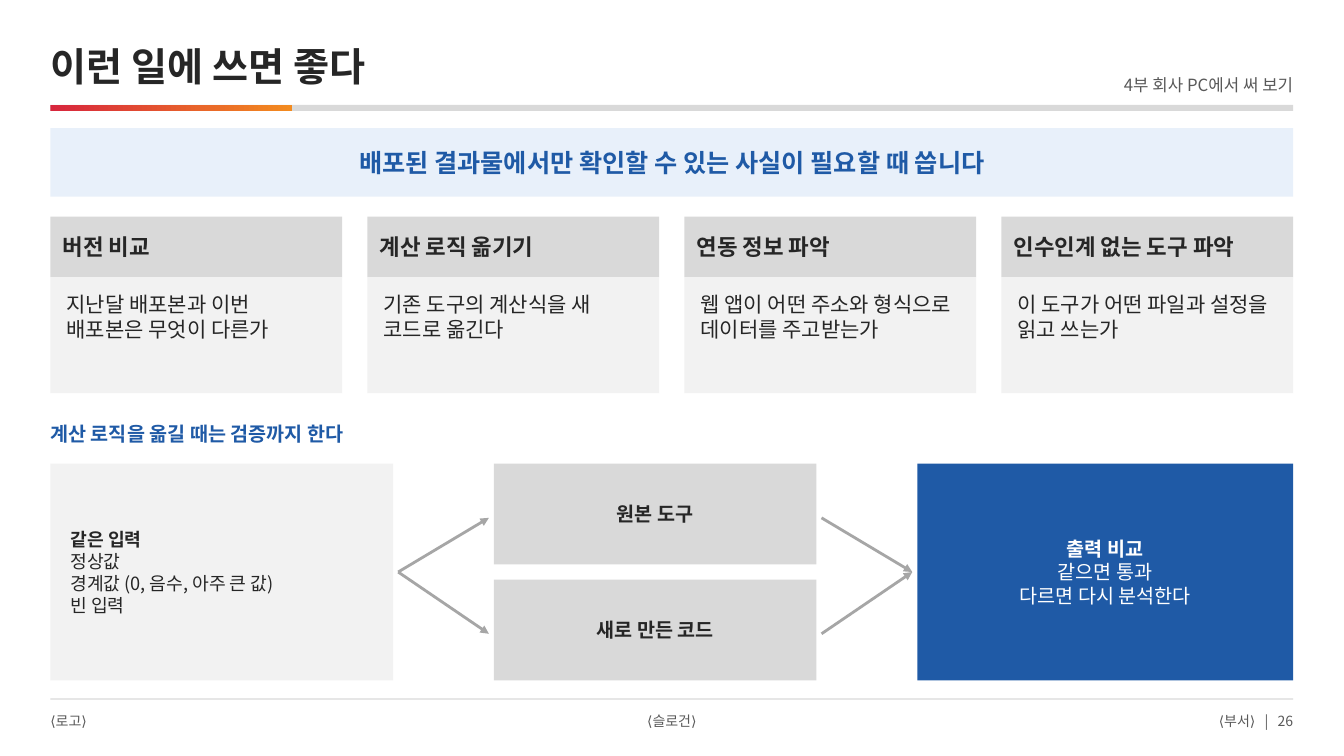
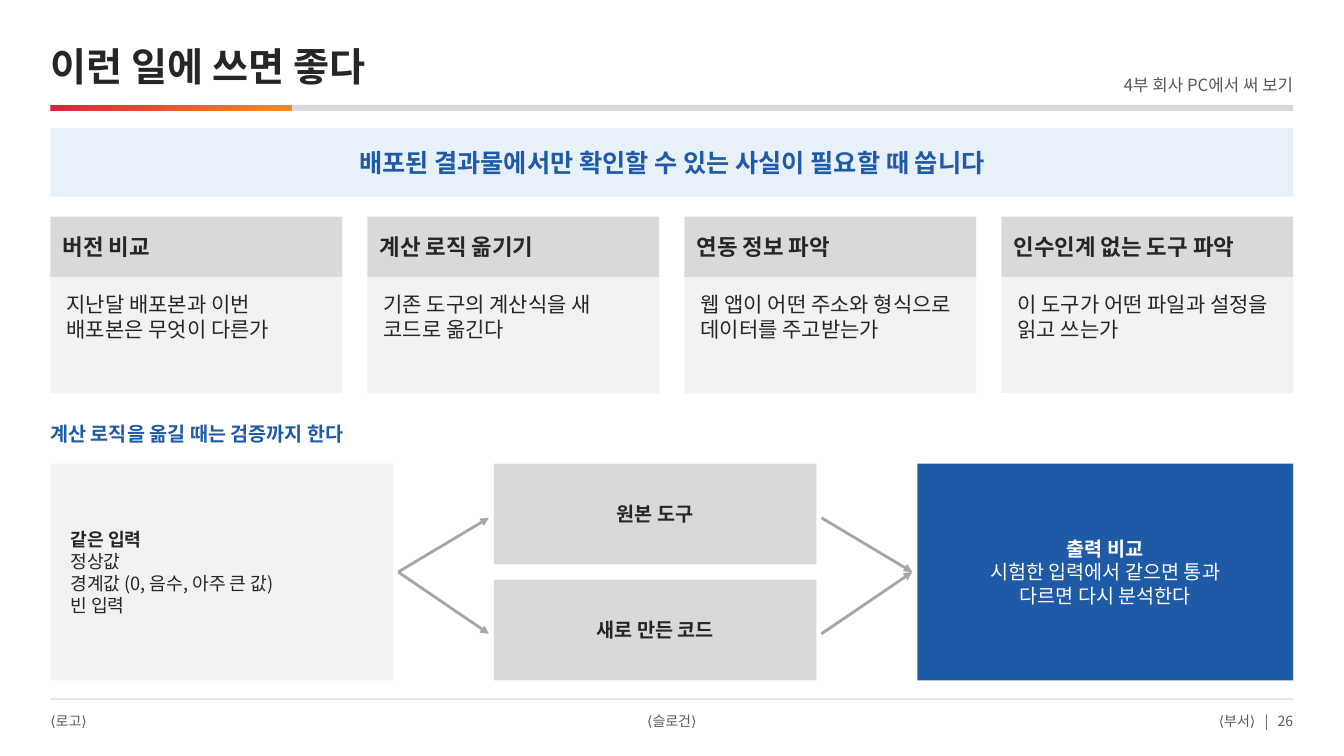
Before and after one commit to DarrenKoi/pm_notes, a slide deck: slide 26 of reverse_engineering/slides/re-rea-team-intro.pptx. Drawn at 1344x756 pixels with LibreOffice and Linux fonts; fonts in the diff are those of the drawing. Boxes give left, top, right and bottom in pixels: in the first picture for what was removed or moved away, otherwise in the second. Text is boxed around its words. In the diff, an @@ line names an element or a change of style, - is before the commit and + after.

```diff
--- a/reverse_engineering/slides/re-rea-team-intro.pptx
+++ b/reverse_engineering/slides/re-rea-team-intro.pptx
@@ text in rectangle at (990,562,1220,581): text changed @@
-같으면 통과
+시험한 입력에서 같으면 통과
```
Also in this commit, not shown: 2 other slides changed, 9 other files.
